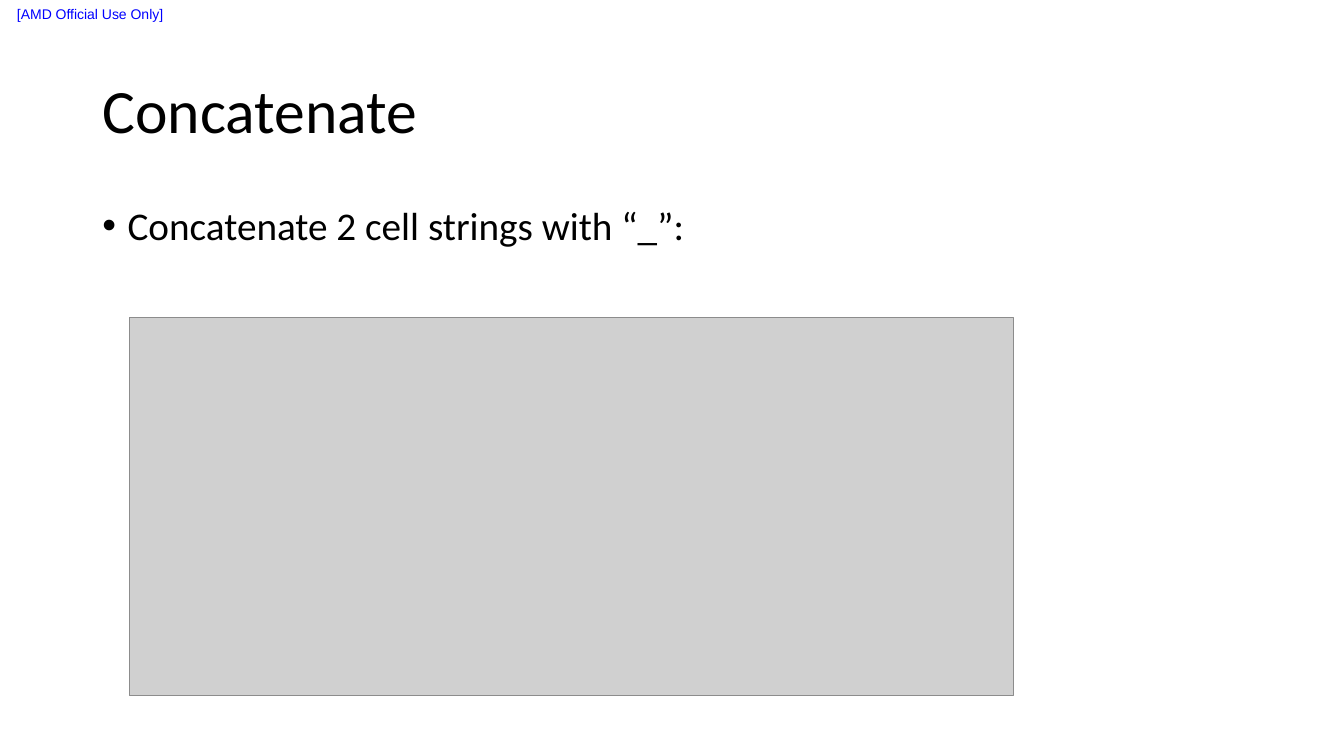
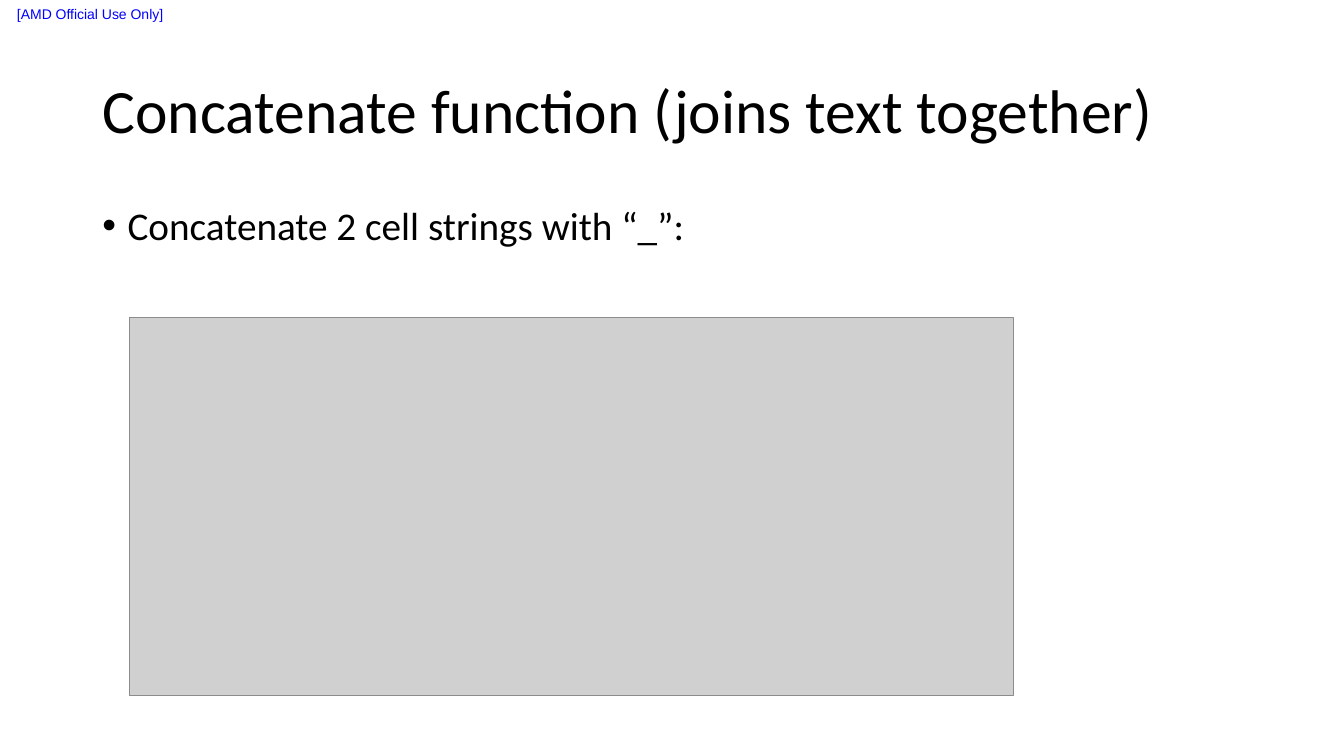
Before and after one commit to liuxu-github-ui/Excel, a slide deck: slide 2 of ExcelFundamentalsfordataanalysis.pptx. Drawn at 1344x756 pixels with LibreOffice and Linux fonts; fonts in the diff are those of the drawing; grey boxes stand for pictures. Boxes give left, top, right and bottom in pixels: in the first picture for what was removed or moved away, otherwise in the second. Text is boxed around its words. In the diff, an @@ line names an element or a change of style, - is before the commit and + after.

```diff
--- a/ExcelFundamentalsfordataanalysis.pptx
+++ b/ExcelFundamentalsfordataanalysis.pptx
@@ title at [102,88,1152,144]: text changed @@
-Concatenate
+Concatenate function (joins text together)
```
Also in this commit, not shown: 6 slides added, 1 slide removed.
